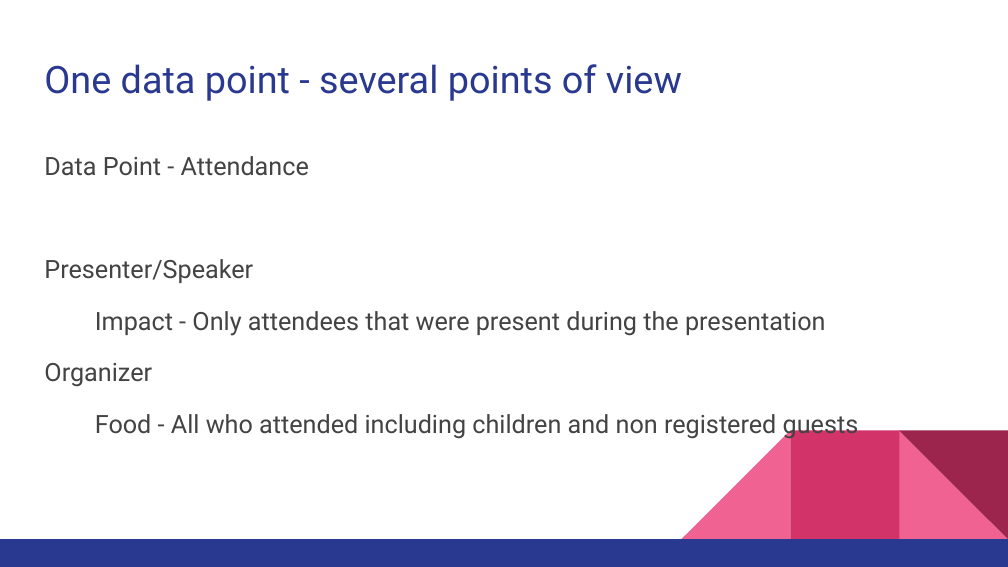
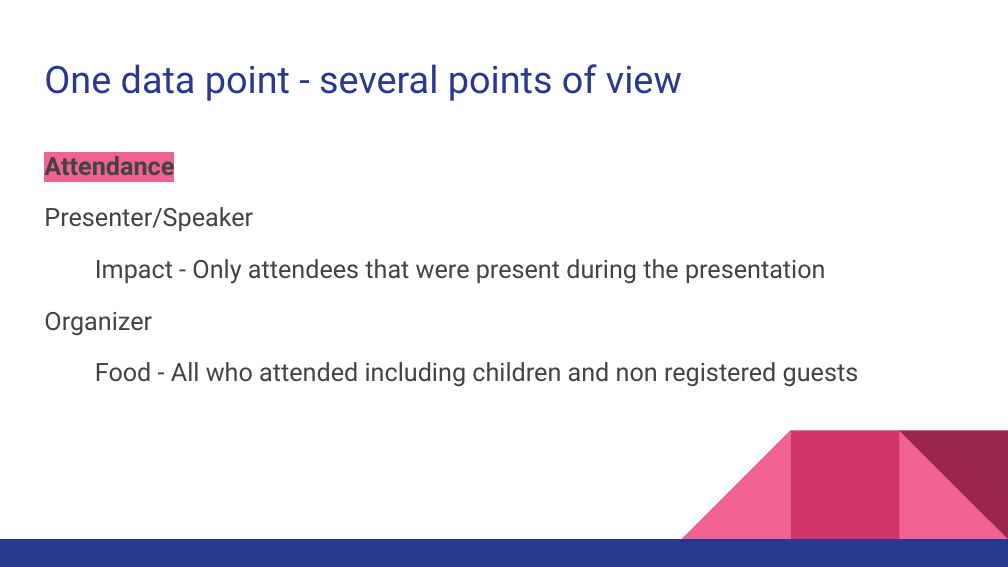
Before and after one commit to ovando-lulu/2022-tech-intersections-python, a slide deck: slide 6 of Python Libraries for Data Analysis and Visualization.pptx. Drawn at 1008x567 pixels with LibreOffice and Linux fonts; fonts in the diff are those of the drawing. Boxes give left, top, right and bottom in pixels: in the first picture for what was removed or moved away, otherwise in the second. Text is boxed around its words. In the diff, an @@ line names an element or a change of style, - is before the commit and + after.

```diff
--- a/Python Libraries for Data Analysis and Visualization.pptx
+++ b/Python Libraries for Data Analysis and Visualization.pptx
@@ text at box(44, 156, 174, 176): text changed; bold on @@
-Data Point - Attendance
+Attendance
```
Also in this commit, not shown: 7 other slides changed, 1 slide added, 2 slides removed.
